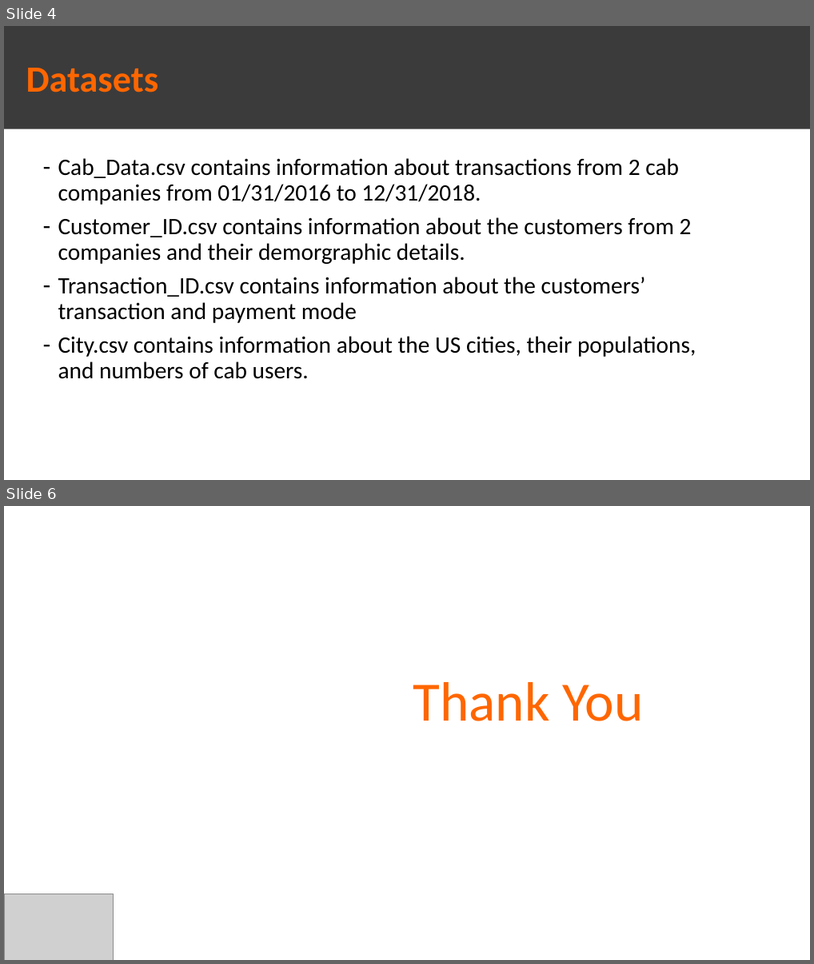
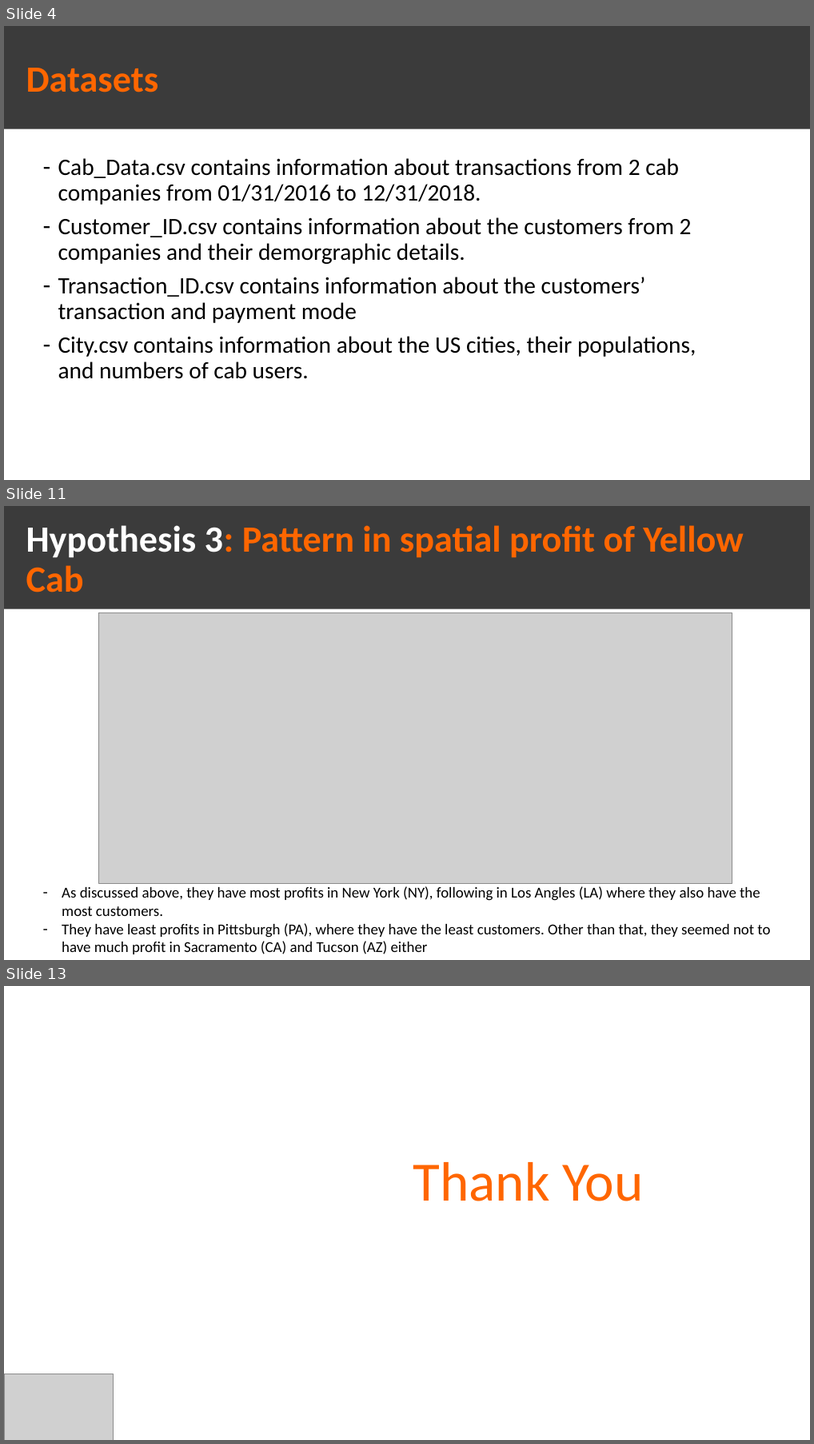
Before and after one commit to qngyn/DataGlacier, a slide deck: Week3/G2M_presentation.pptx. Shown one above the other, each under a label of ours: slides 4 and 6 before the commit, slides 4, 11 and 13 after it; the slides between them are not shown. The pictures are 814x964 and 814x1444 pixels, drawn with LibreOffice and Linux fonts; fonts in the diff are those of the drawing; grey boxes stand for pictures. Boxes give left, top, right and bottom in pixels: in the first picture for what was removed or moved away, otherwise in the second. Text is boxed around its words. In the diff, an @@ line names an element or a change of style, - is before the commit and + after.

Commit message:
Update Presentation + EDA
- Include 3/5 hypothesis for the presentation file in Week 3 and add images folder for the presentation
- Edit errors in the EDA

```diff
--- a/Week3/G2M_presentation.pptx
+++ b/Week3/G2M_presentation.pptx
@@ slide 11 added at box(4, 506, 810, 960), background #FFFFFF @@
@@ rectangle added at box(4, 506, 810, 608), fill #3B3B3B @@
@@ title added at box(26, 525, 743, 592), 44 pt, text #FF6600, bold @@
+Hypothesis 3: Pattern in spatial profit of Yellow Cab
@@ picture added at box(98, 612, 732, 883) @@
@@ text added at box(62, 886, 770, 954), 18 pt, text #000000 @@
+– As discussed above, they have most profits in New York (NY), following in Los Angles (LA) where they also have the most customers.
+– They have least profits in Pittsburgh (PA), where they have the least customers. Other than that, they seemed not to have much profit in Sacramento (CA) and Tucson (AZ) either
@@ what was slide 6 is now slide 13 @@
```
Also in this commit, not shown: 1 slide changed, 6 other slides added, 13 other files.
